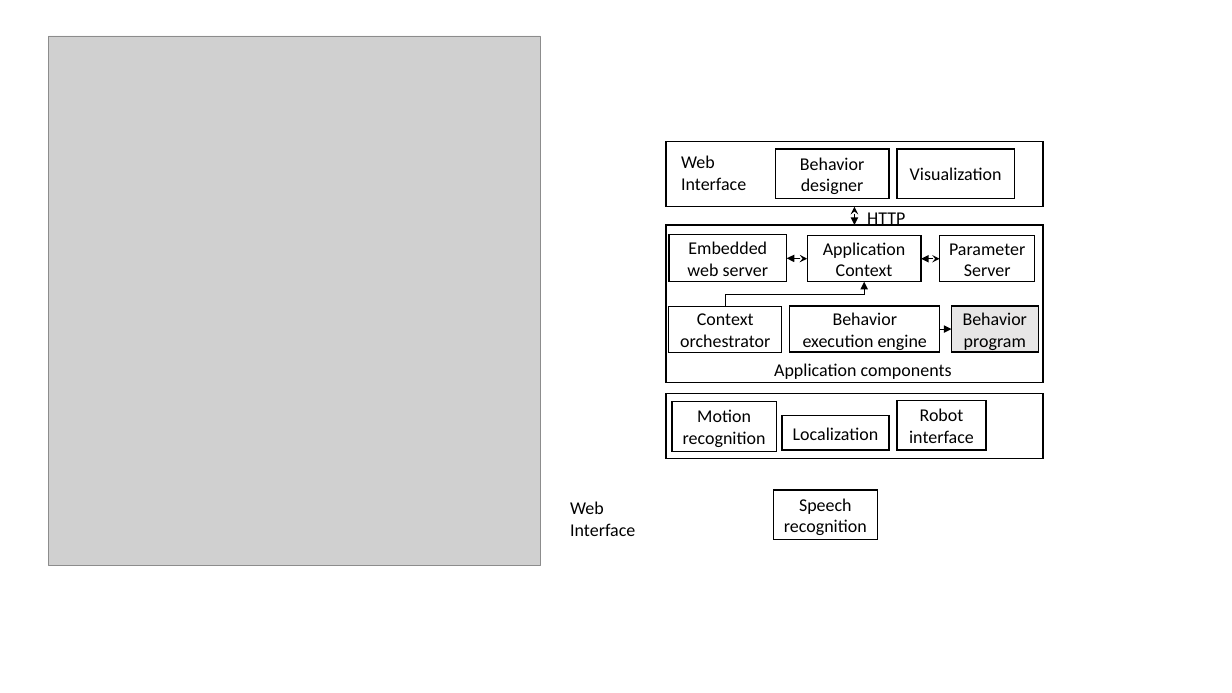
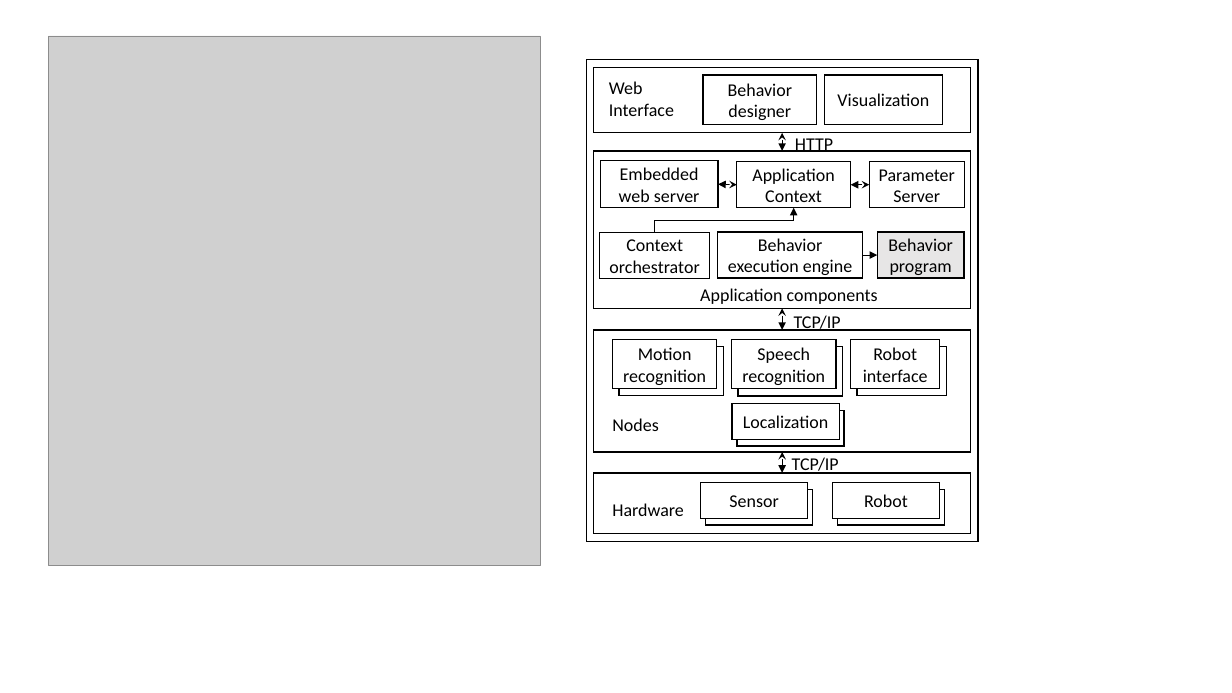
Before and after one commit to praveenv4k/indriya, a slide deck: slide 6 of docs/Misc/Pictures.pptx. Drawn at 1232x693 pixels with LibreOffice and Linux fonts; fonts in the diff are those of the drawing; grey boxes stand for pictures. Boxes give left, top, right and bottom in pixels: in the first picture for what was removed or moved away, otherwise in the second. Text is boxed around its words. In the diff, an @@ line names an element or a change of style, - is before the commit and + after.

```diff
--- a/docs/Misc/Pictures.pptx
+++ b/docs/Misc/Pictures.pptx
@@ group added at box(587, 59, 979, 542): 10 rectangles, 3 texts, 2 double arrows @@
+TCP/IP
+TCP/IP
+Sensor
+Robot
+Hardware
@@ 7 rectangles, 3 double arrows, 1 text, 1 elbow arrow: place and size @@
-7 rectangles, 3 double arrows, 1 text, 1 elbow arrow at box(666, 141, 1043, 382)
+7 rectangles, 3 double arrows, 1 text, 1 elbow arrow at box(594, 67, 971, 308)
@@ rectangle "Context orchestrator": place and size @@
-rectangle "Context orchestrator" at box(669, 307, 783, 353)
+rectangle "Context orchestrator" at box(600, 233, 710, 279)
@@ rectangle "Behavior execution engine": place and size @@
-rectangle "Behavior execution engine" at box(790, 306, 940, 352)
+rectangle "Behavior execution engine" at box(718, 232, 863, 278)
@@ 2 texts, 1 rectangle, 1 arrow: place and size @@
-2 texts, 1 rectangle, 1 arrow at box(774, 212, 1039, 379)
+2 texts, 1 rectangle, 1 arrow at box(700, 138, 965, 304)
@@ rectangle: place and size @@
-rectangle at box(666, 394, 1043, 459)
+rectangle at box(594, 330, 971, 452)
@@ rectangle "Motion recognition": place and size @@
-rectangle "Motion recognition" at box(672, 402, 776, 452)
+rectangle "Motion recognition" at box(613, 339, 717, 389)
@@ rectangle "Speech recognition": place and size @@
-rectangle "Speech recognition" at box(774, 490, 878, 540)
+rectangle "Speech recognition" at box(732, 339, 836, 389)
@@ rectangle "Robot interface": place and size @@
-rectangle "Robot interface" at box(897, 401, 987, 451)
+rectangle "Robot interface" at box(851, 339, 941, 389)
@@ text at box(612, 418, 658, 431): text changed @@
-Web
-Interface
+Nodes
@@ rectangle "Localization": place and size @@
-rectangle "Localization" at box(782, 416, 889, 450)
+rectangle "Localization" at box(732, 404, 839, 440)
```
Also in this commit, not shown: 10 other files.
